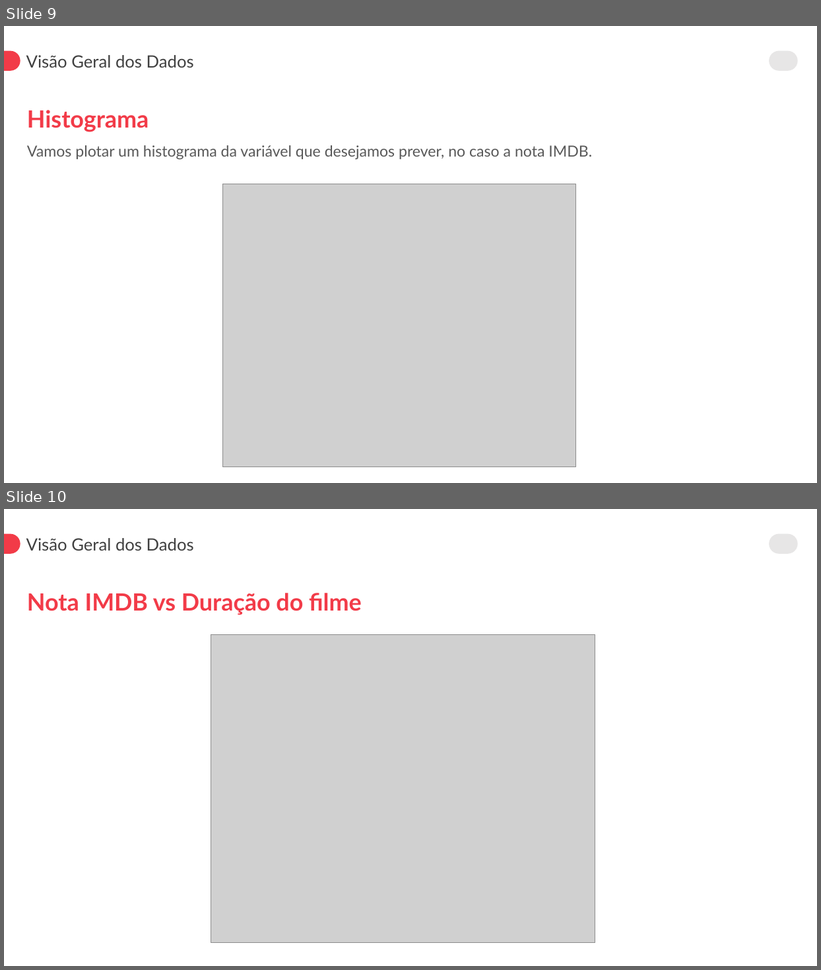
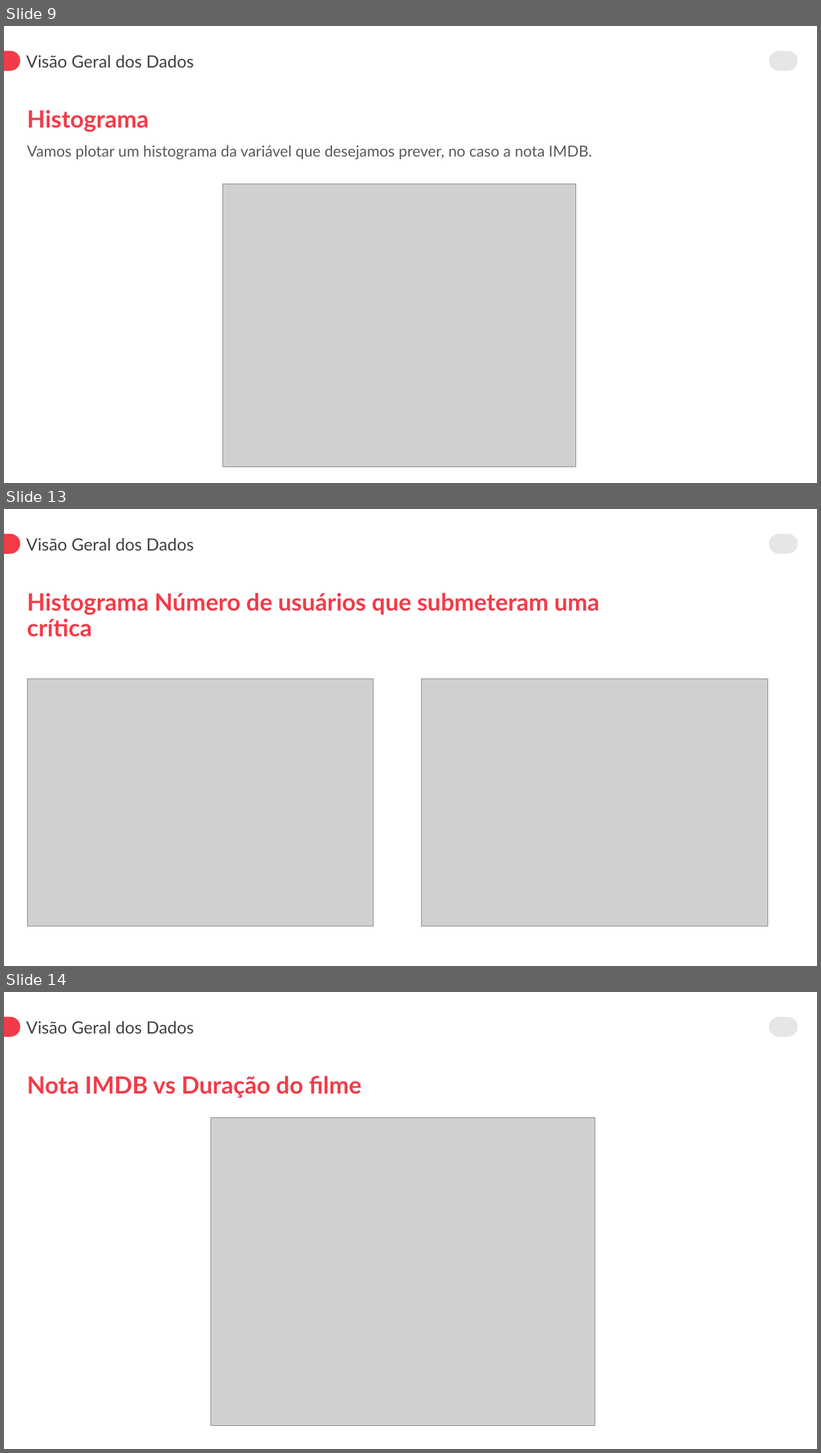
Before and after one commit to lucaslrolim/IMDB-Movies-Analysis, a slide deck: Apresentação.pptx. Shown one above the other, each under a label of ours: slides 9 and 10 before the commit, slides 9, 13 and 14 after it; the slides between them are not shown. The pictures are 821x970 and 821x1453 pixels, drawn with LibreOffice and Linux fonts; fonts in the diff are those of the drawing; grey boxes stand for pictures. Boxes give left, top, right and bottom in pixels: in the first picture for what was removed or moved away, otherwise in the second. Text is boxed around its words. In the diff, an @@ line names an element or a change of style, - is before the commit and + after.

Commit message:
boxplot e histogramas

```diff
--- a/Apresentação.pptx
+++ b/Apresentação.pptx
@@ slide 13 added at <box>4,509,817,966</box>, background #FFFFFF; not listed: 2 template elements that a slide beside it also shows @@
@@ text added at <box>26,538,194,551</box>, 20 pt, text #404040 @@
+Visão Geral dos Dados
@@ text added at <box>27,593,600,637</box>, 28 pt, text #F23B48, bold @@
+Histograma Número de usuários que submeteram uma crítica
@@ picture added at <box>27,679,374,927</box> @@
@@ picture added at <box>422,679,768,927</box> @@
@@ what was slide 10 is now slide 14 @@
```
Also in this commit, not shown: 1 slide changed, 7 other slides added, 1 slide removed, 42 other files.
